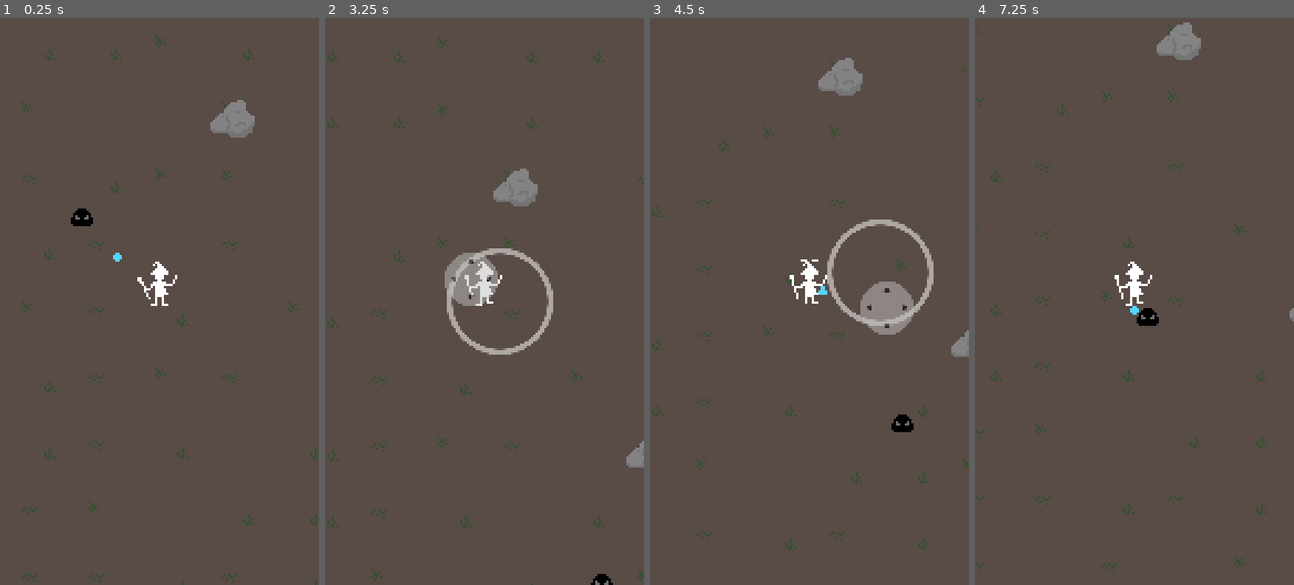
Above: before the commit, frames 1-4 (left to right).
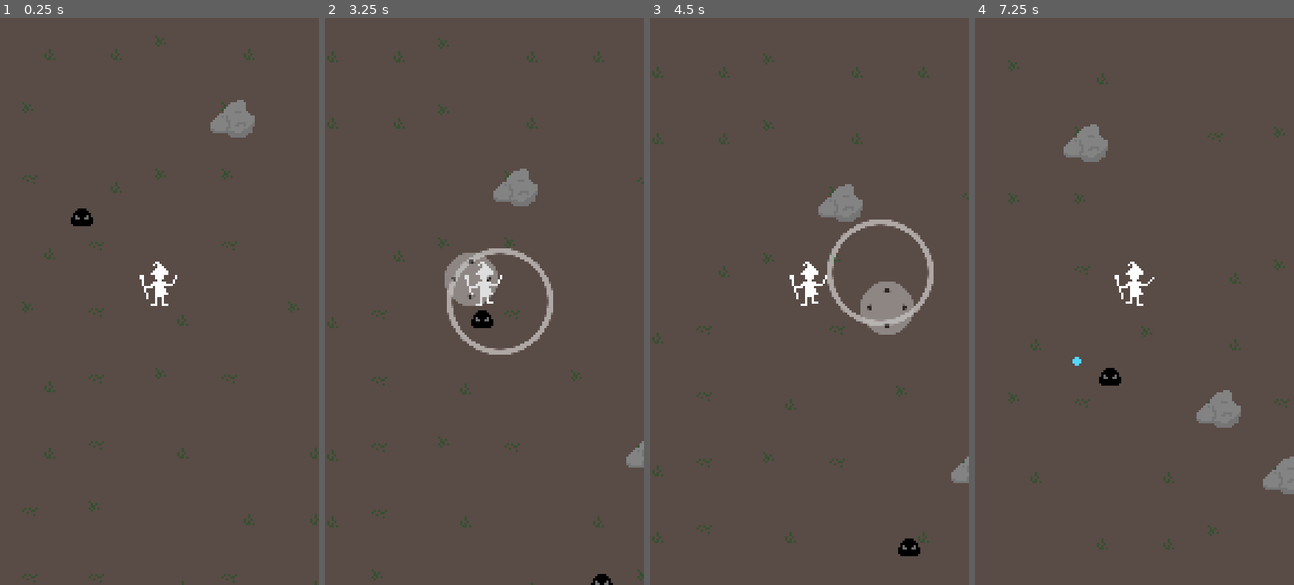
Above: after the commit, the same moments.

Repository: polyarik/wizard-legacy
Game: Godot game, scene res://scenes/main.tscn
The game is run twice, just before and just after one commit, with the same random seed, the same clock (stepped at 60 frames per second) and the same inputs.
Inputs (mouse positions are in pixels of both pictures, inside the frame that each line leads up to):
- Up to frame 1 (0.25 s): no input
- Up to frame 2 (3.25 s): move the mouse to (468, 414) at 0.52 s; hold Up (ui_up) 0.53-1.25 s; click (468, 414) at 0.67 s; drag from (580, 386) to (484, 295) at 1.27 s; move the mouse to (388, 216) at 2.02 s; hold Left (ui_left) 2.03-2.75 s; drag from (500, 301) to (388, 216) at 2.77 s
- Up to frame 3 (4.5 s): move the mouse to (761, 159) at 3.52 s; hold Down (ui_down) 3.53-4.25 s; drag from (879, 273) to (908, 443) at 4.27 s
- Up to frame 4 (7.25 s): move the mouse to (1070, 329) at 5.02 s; hold Up (ui_up) 5.03-5.75 s; click (1070, 329) at 5.17 s; drag from (1166, 176) to (1070, 329) at 5.77 s; move the mouse to (1118, 414) at 6.52 s; hold Right (ui_right) from 6.53 s (still down)

The runs differ from the first frame. In frame 1, less than 0.1% of the frame differs, in the area x 35-48%, y 41-50%; in frame 2, 0.2%; in frame 3, 3.1%; in frame 4, 4.0%, in the area x 0-100%, y 0-98%.

Commit message:
🔧 ensure player targets closest enemy

Diff:
--- a/common/autoloads/game_manager.gd
+++ b/common/autoloads/game_manager.gd
@@ -85,7 +85,7 @@
 	add_child(enemy_spawn_timer)
 
 	enemy_spawn_timer.wait_time = enemy_spawn_cooldown
-	enemy_spawn_timer.timeout.connect(func(): spawn_enemy(enemies[0])) # TEMP
+	enemy_spawn_timer.timeout.connect(func() -> void: spawn_enemy(enemies[0])) # TEMP
 	enemy_spawn_timer.start()
 
 func spawn_enemy(enemy: PackedScene) -> void:
--- a/common/autoloads/spell_book.gd
+++ b/common/autoloads/spell_book.gd
@@ -7,6 +7,7 @@
 		scene = preload("res://scenes/game/particles/magic_missile/magic_missile.tscn"),
 		cooldown = 1.0,
 		cast_conditions = {max_distance = 128}, #visible_target = true}, # TODO
+		#target = nearest
 		#cooldown_coeff
 		#levels / upgrades
 	},
--- a/scenes/game/characters/player/player.gd
+++ b/scenes/game/characters/player/player.gd
@@ -10,6 +10,7 @@
 var spells: Array[Spell]
 var spells_timer: Array[Timer]
 var spells_target: Array[Node2D] # TEMP
+var collision_check_delay := 0.5
 
 # TODO - implement something like "states"
 var in_casting_animation := false
@@ -53,34 +54,29 @@
 				collision_shape.shape = circle_shape
 				area.add_child(collision_shape)
 
-				# BUG - doesn't handle enemy movement inside the area!
-				area.body_entered.connect(func(body: Node2D) -> void:
-					if body.is_in_group("Enemy"):
-						if spells_target[-1]:
-							var curr_dist := global_position.distance_to(spells_target[-1].global_position)
+				#if spell.target == "nearest":
+				var enemy_check_timer = Timer.new()
+				enemy_check_timer.name = "EnemyCheckTimer" + str(len(spells))
+				add_child(enemy_check_timer)
+
+				enemy_check_timer.timeout.connect(func() -> void:
+					var closest_enemy: CharacterBody2D = null
+					var min_dist: float = spell.cast_conditions["max_distance"]
+
+					for body in area.get_overlapping_bodies():
+						if body.is_in_group("Enemy"):
 							var new_dist := global_position.distance_to(body.global_position)
 
-							if new_dist < curr_dist:
-								spells_target[-1] = body
-						else:
-							spells_target[-1] = body
+							if new_dist <= min_dist:
+								min_dist = new_dist
+								closest_enemy = body
 
-						spells[-1].conditions_met["max_distance"] = true
+					spells_target[-1] = closest_enemy
+					spells[-1].conditions_met["max_distance"] = true if closest_enemy else false
 				)
 
-				# TODO - rewrite!
-				area.body_exited.connect(func(body: Node2D) -> void:
-					if body == spells_target[-1]:
-						spells_target[-1] = null
-						spells[-1].conditions_met["max_distance"] = false
-
-						var remaining_bodies := area.get_overlapping_bodies()
-
-						for remaining_body in remaining_bodies:
-							if remaining_body != body and remaining_body.is_in_group("Enemy"):
-								spells_target[-1] = remaining_body
-								spells[-1].conditions_met["max_distance"] = true
-				)
+				enemy_check_timer.wait_time = collision_check_delay
+				enemy_check_timer.start()
 
 				if spell.cast_conditions.has("visible_target"):
 					# TODO
